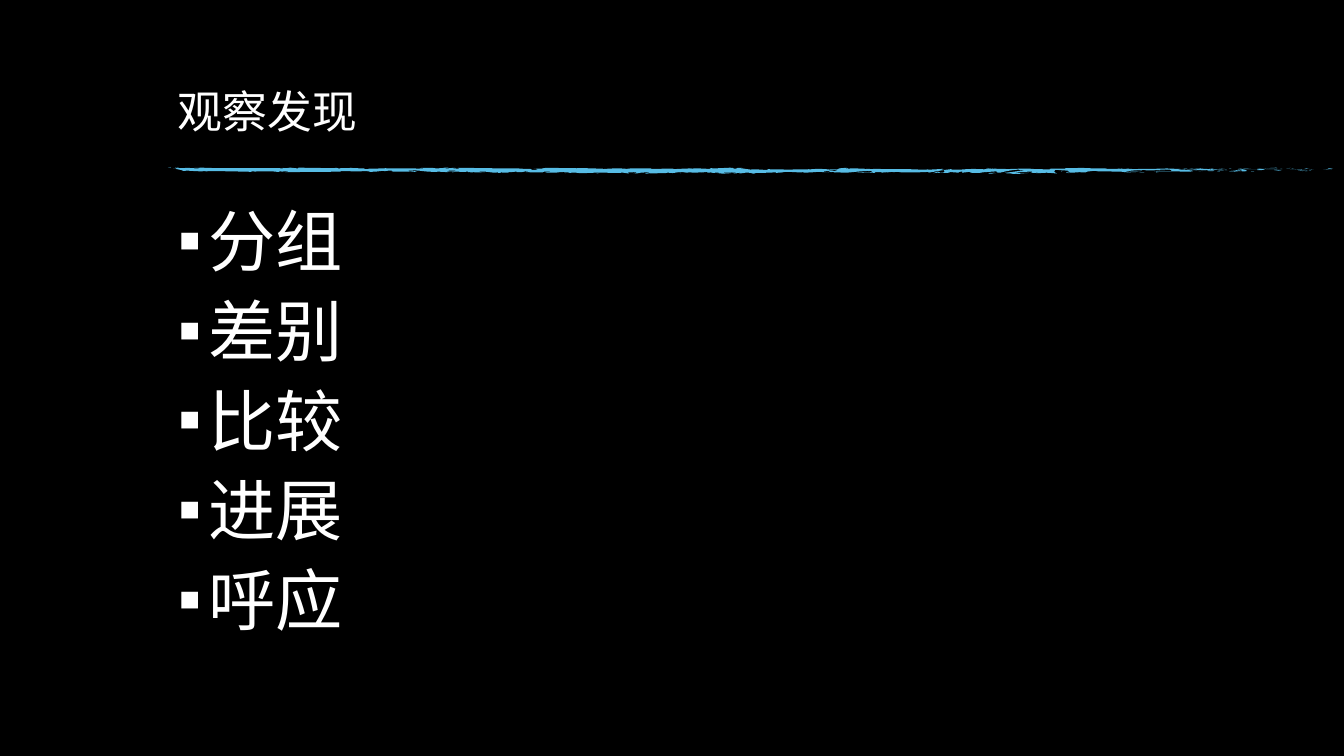
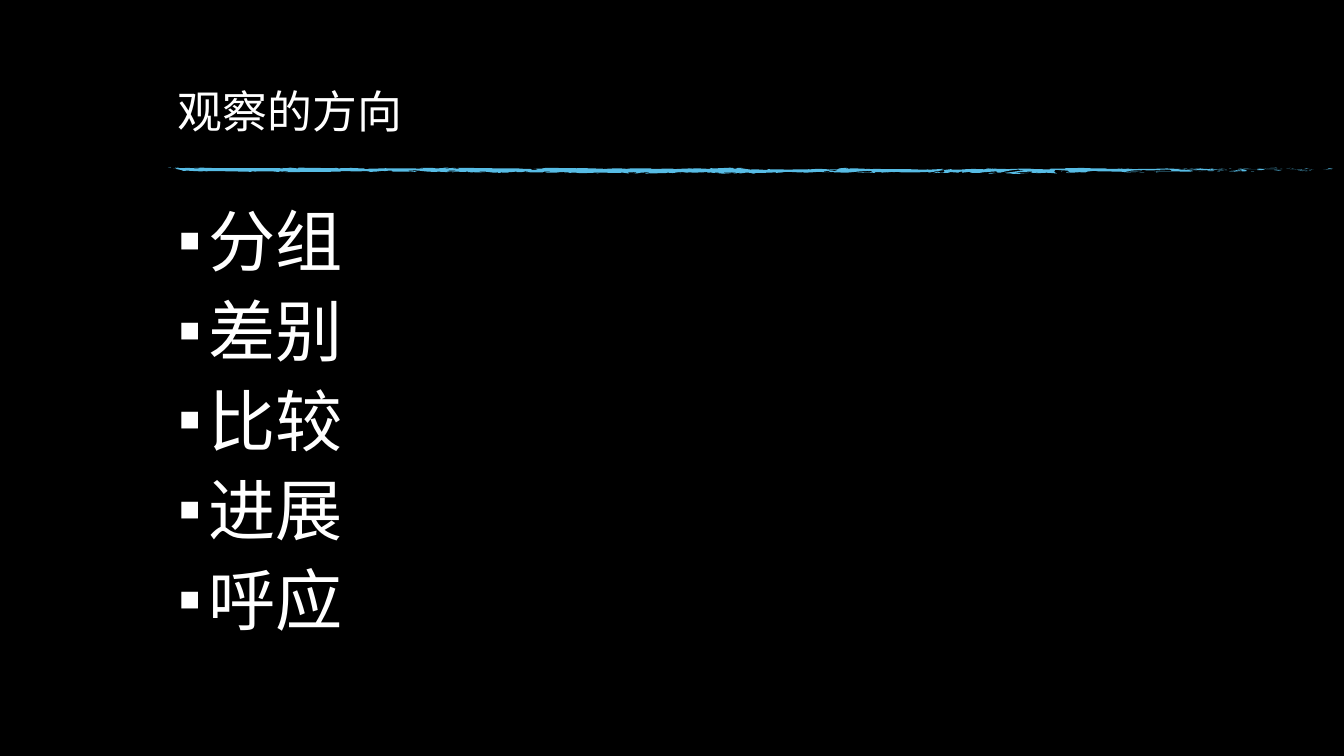
Before and after one commit to zy-hz/my-bible, a slide deck: slide 13 of 课程设计/马太福音查经/意盛2019/第六课.pptx. Drawn at 1344x756 pixels with LibreOffice and Linux fonts; fonts in the diff are those of the drawing; background and template pictures are left out. Boxes give left, top, right and bottom in pixels: in the first picture for what was removed or moved away, otherwise in the second. Text is boxed around its words. In the diff, an @@ line names an element or a change of style, - is before the commit and + after.

```diff
--- a/课程设计/马太福音查经/意盛2019/第六课.pptx
+++ b/课程设计/马太福音查经/意盛2019/第六课.pptx
@@ title at <box>178,90,402,132</box>: text changed @@
-观察发现
+观察的方向
```
Also in this commit, not shown: 4 other slides changed, 5 slides added.
